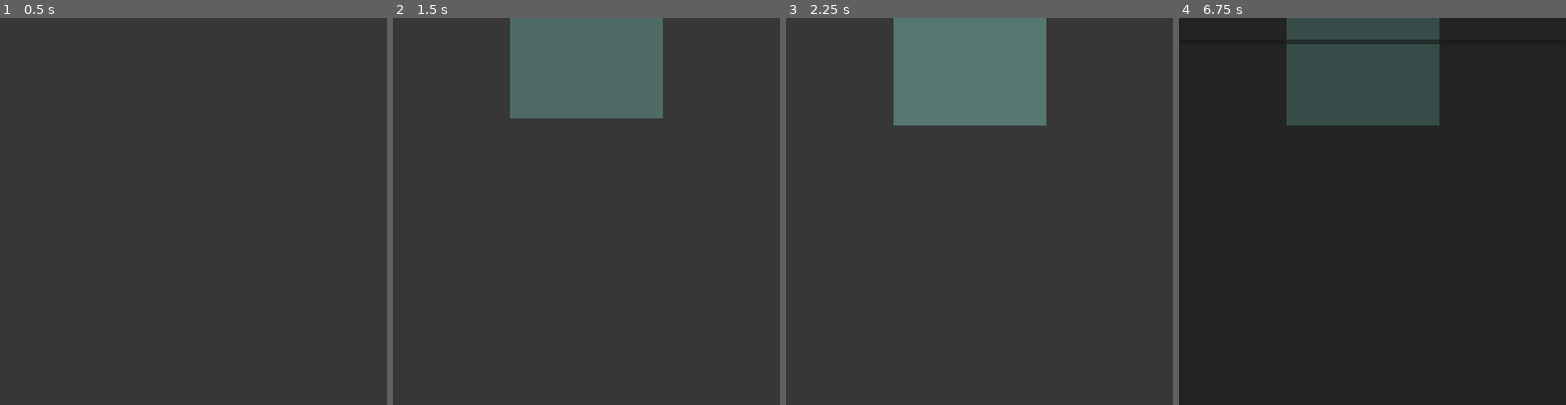
Above: before the commit, frames 1-4 (left to right).
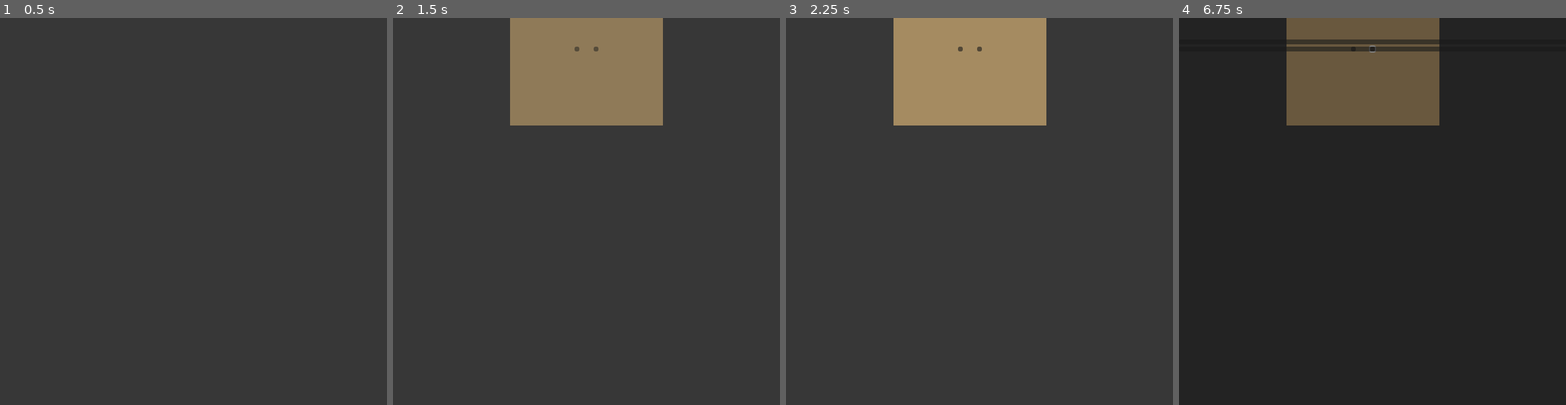
Above: after the commit, the same moments.

Repository: volatusveritas/Trinitas
Game: Godot game, scene res://scenarios/TableScreen/TableScreen.tscn
The game is run twice, just before and just after one commit, with the same random seed, the same clock (stepped at 60 frames per second) and the same inputs. This scene is started directly instead of the project's main scene.
Inputs (mouse positions are in pixels of both pictures, inside the frame that each line leads up to):
- Up to frame 1 (0.5 s): no input
- Up to frame 2 (1.5 s): tap Enter at 0.5 s; move the mouse to (671, 192) at 0.52 s; tap Q (add_item) at 0.6 s; click (671, 192) at 0.67 s; click "Roach Killer" (after the commit: "Basic Counter") at 1.25 s
- Up to frame 3 (2.25 s): click (971, 48) at 2 s, where only the run after the commit has a clickable "+"
- Up to frame 4 (6.75 s): click (1372, 48) at 2.75 s, where only the run after the commit has a clickable "-"; click (1353, 48) at 3.5 s, where only the run after the commit has a clickable "+"; click (1372, 48) at 4.25 s, where only the run after the commit has a clickable "-"; click (1353, 48) at 5 s, where only the run after the commit has a clickable "+"; click (1372, 48) at 5.75 s, where only the run after the commit has a clickable "-"; tap Space at 6.5 s; move the mouse to (1295, 230) at 6.52 s; tap Q (add_item) at 6.6 s; click (1295, 230) at 6.67 s

Frame 1 is identical in both runs. In frame 2, 11% of the frame differs, in the area x 30-70%, y 0-28%; in frame 3, 11%; in frame 4, 10%.

Commit message:
feat: update the debug table items

Diff:
--- a/scenarios/TableScreen/NewItemSelector.gd
+++ b/scenarios/TableScreen/NewItemSelector.gd
@@ -13,6 +13,11 @@
         "res://scenes/table_items/RoachKillerCard.tscn"
     )
 
+    add_item(
+        "Basic Counter",
+        "res://scenes/table_items/Counter.tscn"
+    )
+
 func _input(_event: InputEvent) -> void:
     if Input.is_action_just_pressed("add_item"):
         visible = not visible
--- /dev/null
+++ b/scenes/table_items/Counter.gd
@@ -0,0 +1,36 @@
+extends TableItem
+
+var value := 0
+
+@onready var ValueLabel: Label = $CenterContainer/Elements/ValueLabel
+
+func _ready() -> void:
+    var plus_button: Button = $CenterContainer/Elements/PlusButton
+    var minus_button: Button = $CenterContainer/Elements/MinusButton
+
+    plus_button.pressed.connect(increase)
+    minus_button.pressed.connect(decrease)
+
+func _get_syncinfo() -> Dictionary:
+    return {
+        "pos": global_position,
+        "value": value,
+    }
+
+func _apply_syncinfo(syncinfo: Dictionary) -> void:
+    global_position = syncinfo["pos"]
+    value = syncinfo["value"]
+    update_label()
+
+func update_label() -> void:
+    ValueLabel.text = "%03d" % value
+
+func increase() -> void:
+    value += 1
+    update_label()
+    update_remote()
+
+func decrease() -> void:
+    value -= 1
+    update_label()
+    update_remote()
--- /dev/null
+++ b/scenes/table_items/Counter.tscn
@@ -0,0 +1,51 @@
+[gd_scene load_steps=2 format=3 uid="uid://e48xq6goswvq"]
+
+[ext_resource type="Script" path="res://scenes/table_items/Counter.gd" id="1_rrko6"]
+
+[node name="Counter" type="Control"]
+custom_minimum_size = Vector2(256, 256)
+layout_mode = 3
+anchors_preset = 0
+offset_right = 256.0
+offset_bottom = 256.0
+script = ExtResource("1_rrko6")
+
+[node name="Background" type="ColorRect" parent="."]
+layout_mode = 1
+anchors_preset = 15
+anchor_right = 1.0
+anchor_bottom = 1.0
+grow_horizontal = 2
+grow_vertical = 2
+color = Color(0.647059, 0.545098, 0.380392, 1)
+
+[node name="CenterContainer" type="CenterContainer" parent="."]
+layout_mode = 1
+anchors_preset = 15
+anchor_right = 1.0
+anchor_bottom = 1.0
+grow_horizontal = 2
+grow_vertical = 2
+
+[node name="Elements" type="HBoxContainer" parent="CenterContainer"]
+layout_mode = 2
+theme_override_constants/separation = 12
+alignment = 1
+
+[node name="PlusButton" type="Button" parent="CenterContainer/Elements"]
+layout_mode = 2
+theme_override_font_sizes/font_size = 32
+text = "+"
+
+[node name="ValueLabel" type="Label" parent="CenterContainer/Elements"]
+layout_mode = 2
+theme_override_colors/font_color = Color(0.196078, 0.196078, 0.196078, 1)
+theme_override_font_sizes/font_size = 32
+text = "000"
+horizontal_alignment = 1
+vertical_alignment = 1
+
+[node name="MinusButton" type="Button" parent="CenterContainer/Elements"]
+layout_mode = 2
+theme_override_font_sizes/font_size = 32
+text = "-"
--- a/scenes/table_items/RoachKillerCard.tscn
+++ b/scenes/table_items/RoachKillerCard.tscn
@@ -5,11 +5,9 @@
 [node name="RoachKillerCard" type="Control"]
 custom_minimum_size = Vector2(256, 256)
 layout_mode = 3
-anchors_preset = 15
-anchor_right = 1.0
-anchor_bottom = 1.0
-grow_horizontal = 2
-grow_vertical = 2
+anchors_preset = 0
+offset_right = 256.0
+offset_bottom = 256.0
 script = ExtResource("1_2jmil")
 
 [node name="Background" type="ColorRect" parent="."]
